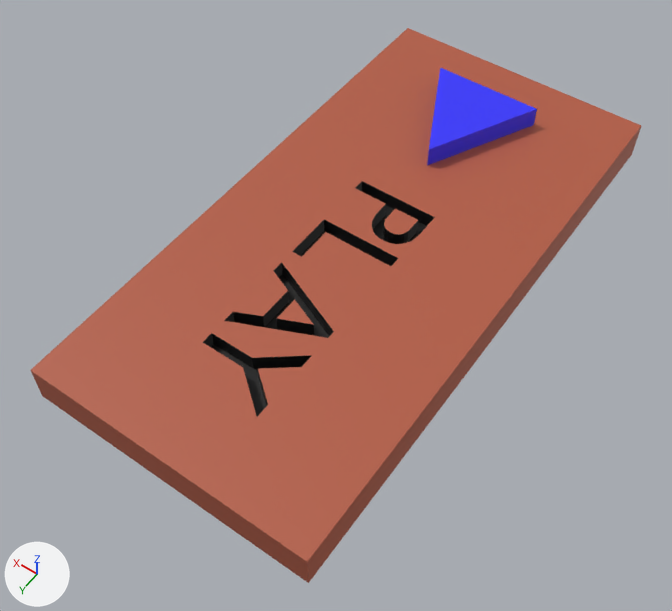
One commit to the Blender file Memory Lane/Assets/Models/PlayButton.blend: the scene before it, then after it.
Both versions are drawn from a 50 mm lens placed at (-3.31, 9.39, 10.72), pointed at (1.11, 3.21, 1.0). The axes (+X, +Y, +Z) are drawn at lower left. The lights are the same throughout.

The first picture shows 'BUTTON'.
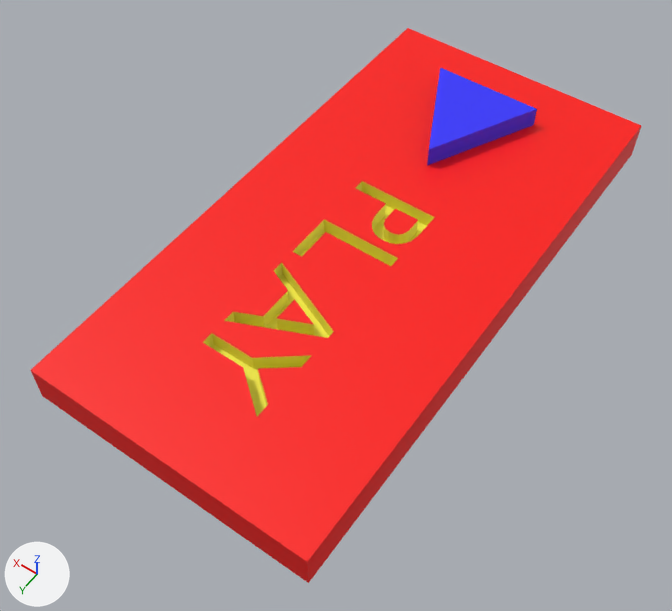
The newer file is also rescaled (x3.0), turned or shifted as a whole; pictures and numbers use the older file's frame.

Changed parts and their boxes [x1, y1, x2, y2] in the pictures (672 x 611 px):
```json
{"object": "BUTTON", "change": "recoloured", "before": [31, 28, 641, 583], "after": [31, 28, 641, 583]}
```

The change, as JSON lines over the scene's bpy script:
```json
{"op": "set", "path": "mat_material_001.base_color", "old": "(0.457, 0.107, 0.0553)", "new": "(1.0, 0.00277, 0.0)", "note": "orange #b45c42 -> red #ff0900"}
{"op": "set", "path": "mat_material_002.base_color", "old": "(0.00424, 0.00424, 0.00424)", "new": "(1.0, 0.912, 0.0719)", "note": "black #0e0e0e -> yellow #fff54c"}
```
